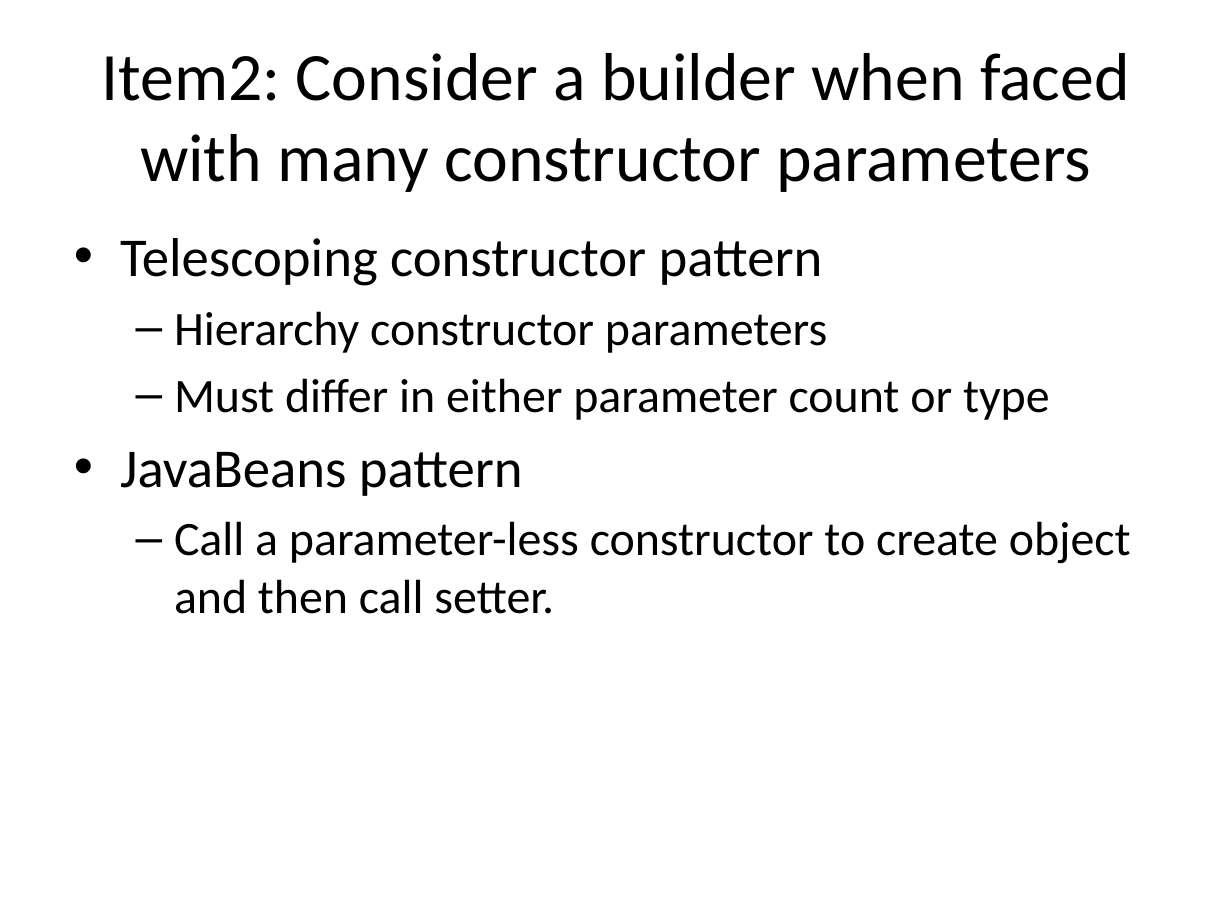
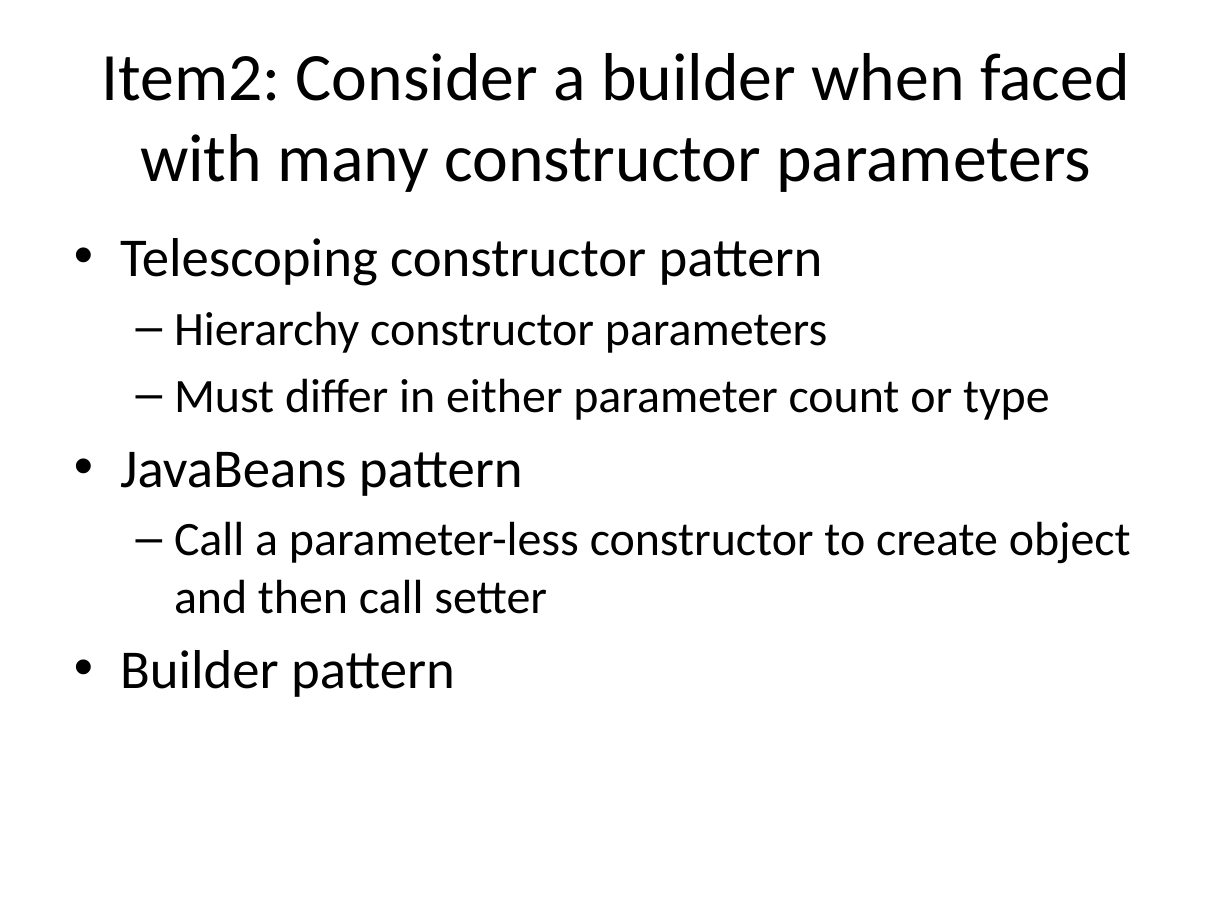
Before and after one commit to wsw621012/EffectiveJava3, a slide deck: slide 5 of src/main/resources/introduction.pptx (slide 4 before the commit). Drawn at 1232x924 pixels with LibreOffice and Linux fonts; fonts in the diff are those of the drawing. Boxes give left, top, right and bottom in pixels: in the first picture for what was removed or moved away, otherwise in the second. Text is boxed around its words. In the diff, an @@ line names an element or a change of style, - is before the commit and + after.

Commit message:
slide

```diff
--- a/src/main/resources/introduction.pptx
+++ b/src/main/resources/introduction.pptx
@@ text at (x1=120, y1=521, x2=1131, y2=697): text changed @@
-  – Call a parameter-less constructor to create object and then call setter.
+  – Call a parameter-less constructor to create object and then call setter
+• Builder pattern
```
Also in this commit, not shown: 1 slide added, 1 other file.
